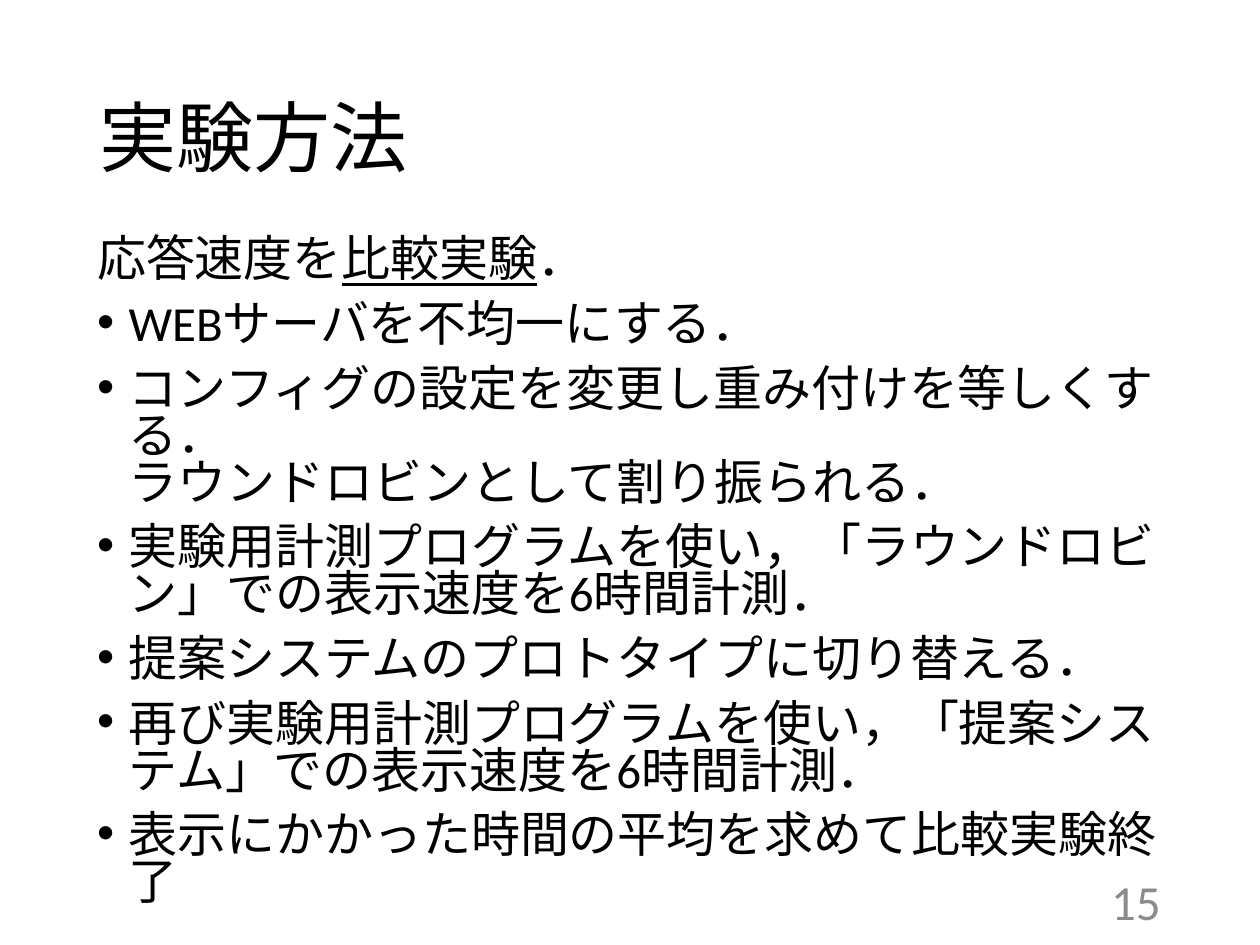
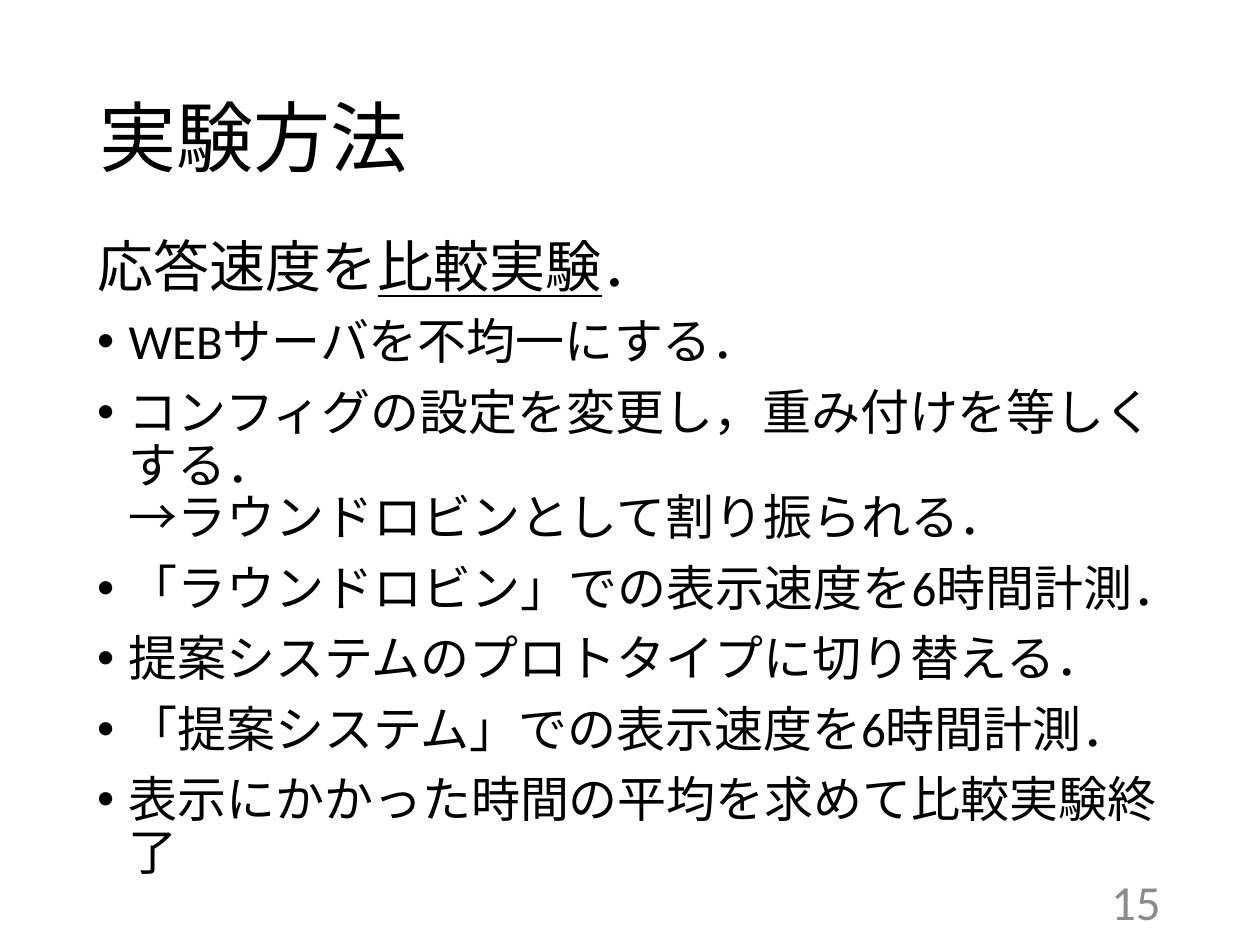
Before and after one commit to kait-takanolab/1821086_matsuo_thesis, a slide deck: slide 15 of 発表用/1821086_卒業研究発表会.pptx. Drawn at 1260x945 pixels with LibreOffice and Linux fonts; fonts in the diff are those of the drawing. Boxes give left, top, right and bottom in pixels: in the first picture for what was removed or moved away, otherwise in the second. Text is boxed around its words. In the diff, an @@ line names an element or a change of style, - is before the commit and + after.

```diff
--- a/発表用/1821086_卒業研究発表会.pptx
+++ b/発表用/1821086_卒業研究発表会.pptx
@@ text at [97,239,1157,874]: size 28 to 32 pt in "応答速度を比較実験．"; line spacing 0.8 to 0.9 @@
@@ text at [129,388,1181,611]: text changed @@
-• コンフィグの設定を変更し重み付けを等しくする．
-  ラウンドロビンとして割り振られる．
-• 実験用計測プログラムを使い，「ラウンドロビン」での表示速度を6時間計測．
+• コンフィグの設定を変更し，重み付けを等しくする．
+  →ラウンドロビンとして割り振られる．
+• 「ラウンドロビン」での表示速度を6時間計測．
@@ text at [129,705,1131,752]: text changed @@
-• 再び実験用計測プログラムを使い，「提案システム」での表示速度を6時間計測．
+• 「提案システム」での表示速度を6時間計測．
```
Also in this commit, not shown: 4 other slides changed, 2 other files.
